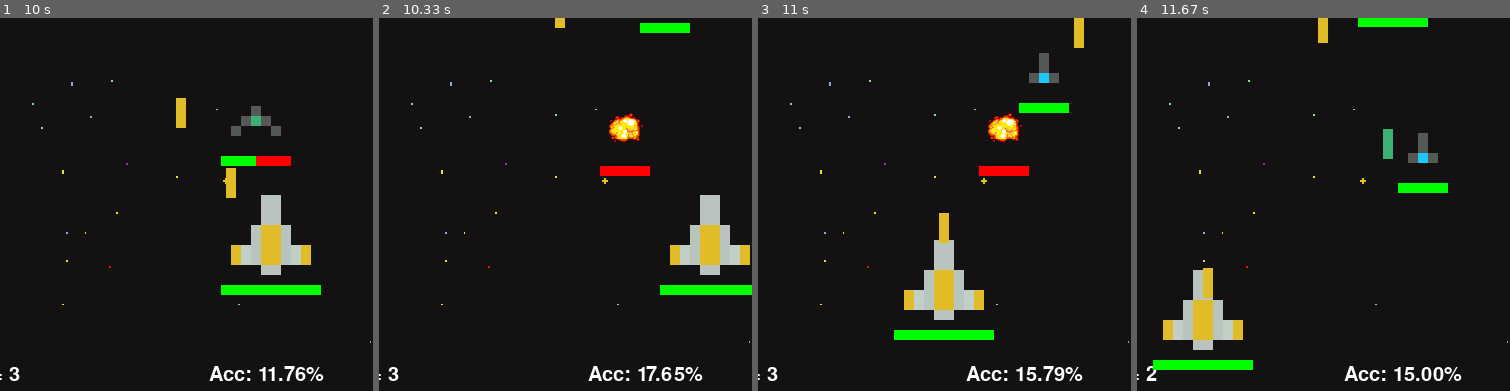
Above: before the commit, frames 1-4 (left to right).
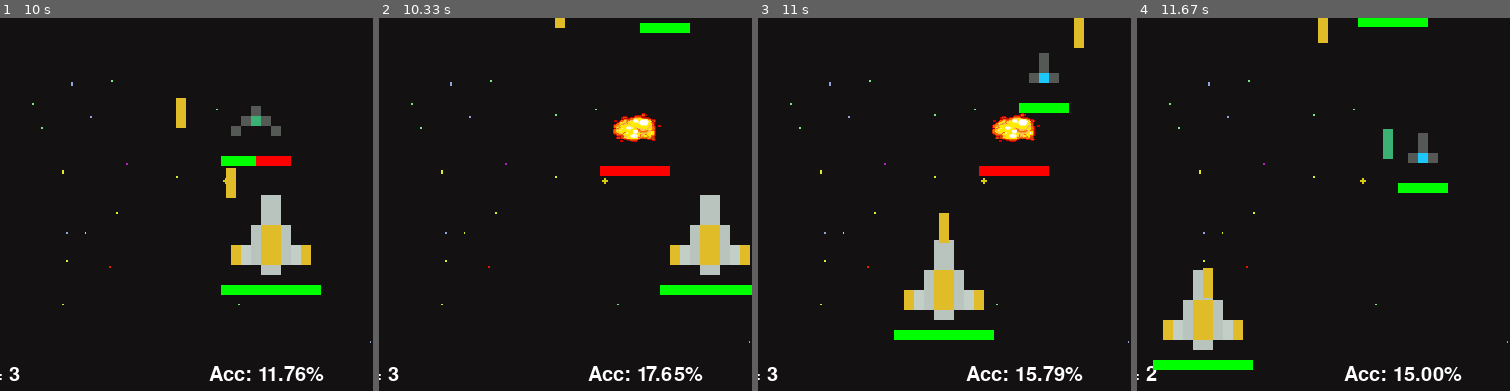
Above: after the commit, the same moments.

Repository: WilsonOh/pygame_space_shooters
Game: pygame game, started from main.py
The game is run twice, just before and just after one commit, with the same random seed, the same clock (stepped at 60 frames per second) and the same inputs.
Inputs:
- Up to frame 1 (10 s): type "Ann (at the terminal prompt)" at 0.33 s; tap 1 at 0.33 s; click "Level: 1" at 0.72 s; hold A 1-1.53 s; tap Space at 1.07, 1.37, 1.63, 1.97, 2.27, 2.4, 2.8, 3.1, 3.47, 3.87, 4.17, 4.37, 4.67, 4.87, 5.2, 5.5, 5.7, 6, 6.27, 6.6, 6.9, 7.03, 7.43, 7.73, 8.1, 8.5, 8.8, 9, 9.3, 9.5, 9.83 s; hold S 1.57-1.87 s; hold A 1.9-2.3 s; hold W 2.33-2.7 s; hold D 2.73-3.37 s; hold S 3.4-3.77 s; hold A 3.8-4.27 s; hold D 4.3-4.77 s; hold W 4.8-5.1 s; hold D 5.13-5.6 s; hold A 5.63-6.17 s; hold S 6.2-6.5 s; hold A 6.53-6.93 s; hold W 6.97-7.33 s; hold D 7.37-8 s; hold S 8.03-8.4 s; hold A 8.43-8.9 s; hold D 8.93-9.4 s; hold W 9.43-9.73 s; hold D from 9.77 s (still down)
- Up to frame 2 (10.33 s): tap Space at 10.13 s; release D at 10.23 s; hold A from 10.27 s (still down)
- Up to frame 3 (11 s): tap Space at 10.33, 10.63, 10.9 s; release A at 10.8 s; hold S from 10.83 s (still down)
- Up to frame 4 (11.67 s): release S at 11.13 s; hold A 11.17-11.57 s; tap Space at 11.23, 11.53 s; hold W from 11.6 s (still down)
The pictures show only the part of the screen within x 15-65%, y 50-100%; the shares and areas given below are measured in that part.

Frame 1 is identical in both runs. In frame 2, 0.9% of the frame differs, in the area x 61-79%, y 25-43%; in frame 3, 0.9%; in frame 4, nothing differs.

Commit message:
Add files via upload

Diff:
--- a/main.py
+++ b/main.py
@@ -90,6 +90,9 @@
             laser = Laser(self.x, self.y, self.laser_img)
             self.lasers.append(laser)
             self.cooldown = 1
+
+    def exploded(self):
+        return pygame.transform.scale((pygame.image.load('assets/explosion.png')), (self.width, self.height))
 
 
 class Player(Ship):
@@ -120,7 +123,7 @@
                         if obj.alive:
                             obj.health -= 10
                             if obj.health == 0:
-                                obj.ship_img = EXPLODED_ENEMY
+                                obj.ship_img = obj.exploded()
                                 exploded = mixer.Sound('assets/explosion.wav')
                                 exploded.play()
                             print("Collision!")
@@ -228,6 +231,7 @@
         del data['players'][name]
         with open("sav_data.json", 'w') as updated:
             json.dump(data, updated, indent=2)
+        print(f"{name} got removed successfully")
     else:
         print(f"Player {name} does not exist")
 
@@ -368,7 +372,10 @@
         if len(enemies) == 0:
             level += 1
             player.highest_level += 1
-            wave_len += 3
+            if level == 1:
+                wave_len = 3
+            else:
+                wave_len += level - 1
             for i in range(wave_len):
                 enemy = Enemy(random.randrange(50, WIDTH - 100, 20),
                               random.randrange(-1500, -100), random.choice(["red", "green", "blue"]))
